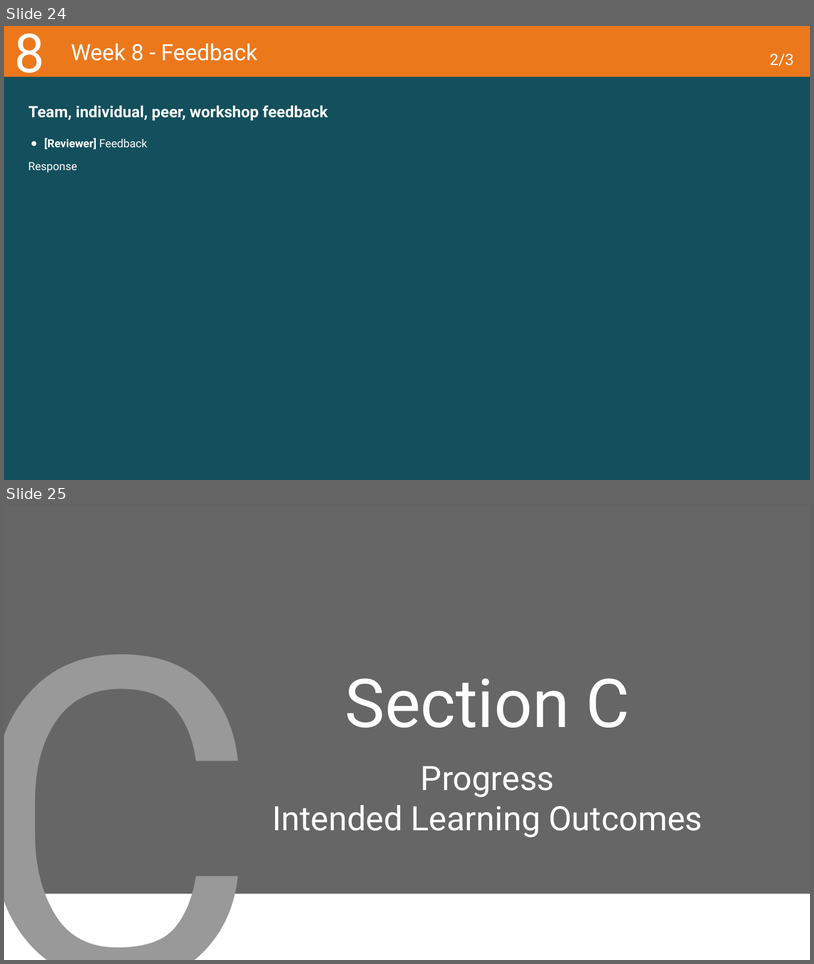
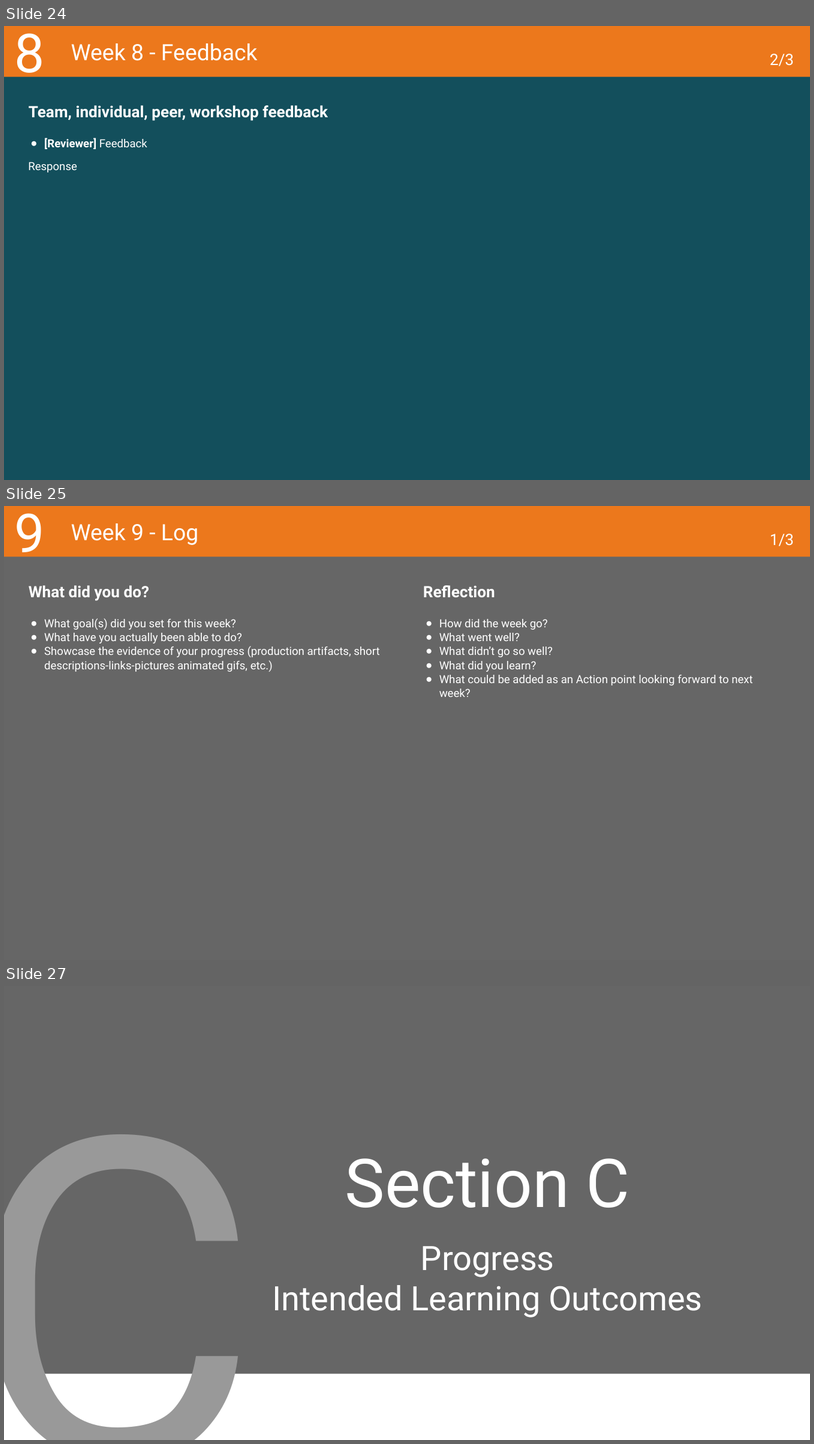
Before and after one commit to PsDragon/ADSAI_FOR_SECOND_YEARS, a slide deck: docs/Year1/BlockD/MS Assignment Template/Learning Log - Y1D_2022-23_ADSAI.pptx. Shown one above the other, each under a label of ours: slides 24 and 25 before the commit, slides 24, 25 and 27 after it; the slides between them are not shown. The pictures are 814x964 and 814x1444 pixels, drawn with LibreOffice and Linux fonts; fonts in the diff are those of the drawing; background and template pictures are left out. Boxes give left, top, right and bottom in pixels: in the first picture for what was removed or moved away, otherwise in the second. Text is boxed around its words. In the diff, an @@ line names an element or a change of style, - is before the commit and + after.

```diff
--- a/docs/Year1/BlockD/MS Assignment Template/Learning Log - Y1D_2022-23_ADSAI.pptx
+++ b/docs/Year1/BlockD/MS Assignment Template/Learning Log - Y1D_2022-23_ADSAI.pptx
@@ slide 25 added at <box>4,506,810,960</box>, background #666666; not listed: 1 template element that a slide beside it also shows @@
@@ title added at <box>14,513,44,565</box>, 48 pt, text #FFFFFF @@
+9
@@ title added at <box>71,523,198,545</box>, 20 pt, text #FFFFFF @@
+Week 9 - Log
@@ title added at <box>770,534,794,546</box>, 14 pt, text #FFFFFF @@
+1/3
@@ rectangle added at <box>4,557,810,565</box>, fill #666666 @@
@@ subtitle added at <box>29,585,150,601</box>, 14 pt, text #FFFFFF, bold @@
+What did you do?
@@ subtitle added at <box>423,585,495,597</box>, 14 pt, text #FFFFFF, bold @@
+Reflection
@@ text added at <box>44,618,380,672</box>, 10 pt, text #FFFFFF @@
+● What goal(s) did you set for this week?
+● What have you actually been able to do?
+● Showcase the evidence of your progress (production artifacts, short descriptions-links-pictures animated gifs, etc.)
@@ text added at <box>440,619,753,697</box>, 10 pt, text #FFFFFF @@
+● How did the week go?
+● What went well?
+● What didn’t go so well?
+● What did you learn?
+● What could be added as an Action point looking forward to next week?
@@ what was slide 25 is now slide 27 @@
```
Also in this commit, not shown: 11 slides changed, 1 other slide added, 6 other files.
